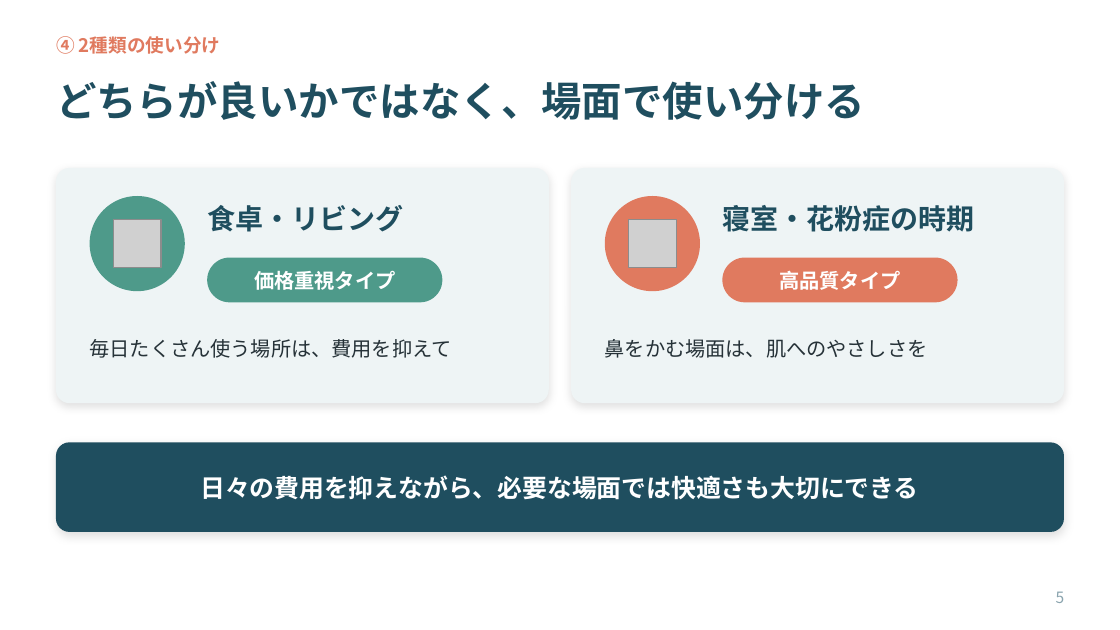
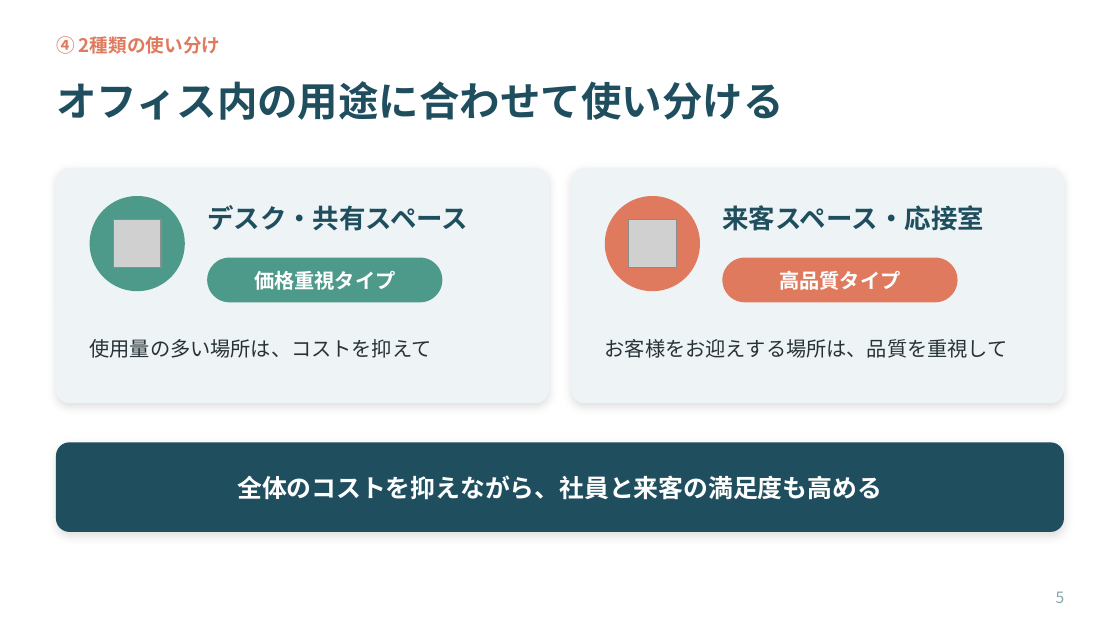
Before and after one commit to ha19870907-a11y/turbo-disco, a slide deck: slide 5 of tissue_sales_roleplay.pptx. Drawn at 1120x630 pixels with LibreOffice and Linux fonts; fonts in the diff are those of the drawing; grey boxes stand for pictures. Boxes give left, top, right and bottom in pixels: in the first picture for what was removed or moved away, otherwise in the second. Text is boxed around its words. In the diff, an @@ line names an element or a change of style, - is before the commit and + after.

```diff
--- a/tissue_sales_roleplay.pptx
+++ b/tissue_sales_roleplay.pptx
@@ title at <box>56,81,783,120</box>: text changed @@
-どちらが良いかではなく、場面で使い分ける
+オフィス内の用途に合わせて使い分ける
@@ text at <box>207,205,468,231</box>: text changed; size 18 to 17 pt @@
-食卓・リビング
+デスク・共有スペース
@@ text at <box>722,205,984,231</box>: text changed; size 18 to 17 pt @@
-寝室・花粉症の時期
+来客スペース・応接室
@@ text at <box>90,339,432,358</box>: text changed @@
-毎日たくさん使う場所は、費用を抑えて
+使用量の多い場所は、コストを抑えて
@@ text at <box>605,339,1008,358</box>: text changed @@
-鼻をかむ場面は、肌へのやさしさを
+お客様をお迎えする場所は、品質を重視して
@@ text at <box>237,475,882,500</box>: text changed @@
-日々の費用を抑えながら、必要な場面では快適さも大切にできる
+全体のコストを抑えながら、社員と来客の満足度も高める
```
Also in this commit, not shown: 4 other slides changed, 2 slides added, 2 slides removed.
